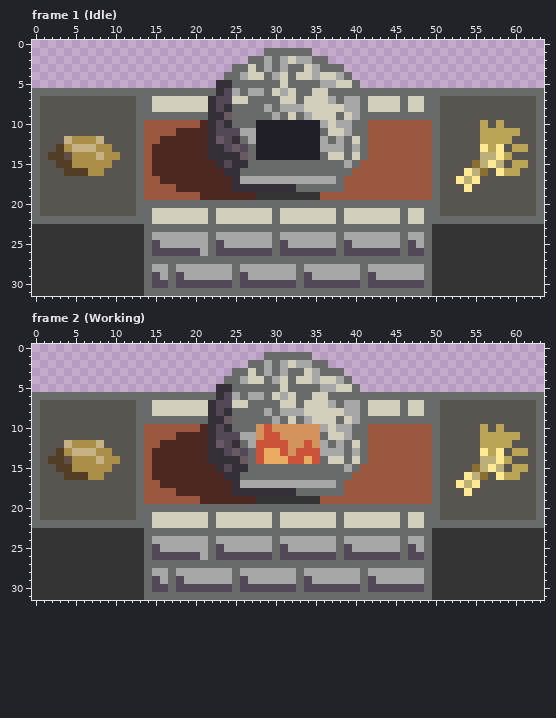
Pixel-art file -- Assets/Buildings/Bread_Oven.aseprite. The picture above was drawn from the file before the commit.
64x32 pixels, 5 frames. Colours within 5 levels of each other are drawn and written as one. Shown: frame 1 (Idle), frame 2 (Working). The commit also changed other frames, which this record leaves out.
Now the later version:
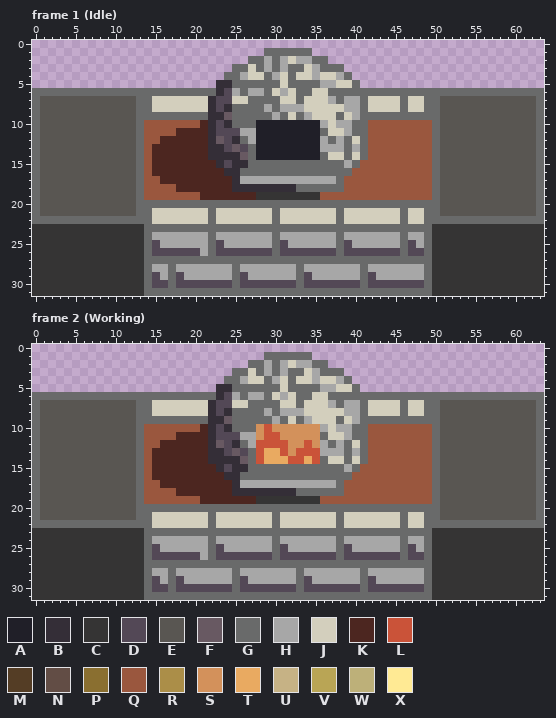
Palette (. is transparent): A #201f28  B #342e37  C #353434  D #534856  E #595652  F #685962  G #696a6a  H #a7a7a7  J #d3cfbd  K #4c2620  L #ca5339  M #543d25  N #624d45  P #8a6f30  Q #9a573e  R #ab8e48  S #d3915b  T #e9aa61  U #c6b285  V #b9a555  W #bdb079  X #ffea94
Changes in this commit:
layer "Bread" removed
layer "Barley" removed
--- frame 1 (Idle)
@@ x 0..63 @@
  9 GEEEEEEEEEEEEGGGGGGGGGBBFGGGGGHGJGHJJJGJHGGGGGGGGGGEEEEEEEEEEEEG
-10 GEEEEEEEEEEEEGQQQQQQQKBDBGGGAAAAAAAAHJHHGGQQQQQQQQGEEEEEVEVEEEEG
-11 GEEEEEEEEEEEEGQQQQKKKKBDDDHHAAAAAAAAGJJHGGQQQQQQQQGEEEEEVVVVVEEG
-12 GEEEURRRUEEEEGQQKKKKKKBFDBGHAAAAAAAAHGHGJGQQQQQQQQGEEEEEVVVVEEEG
-13 GEEMRUUURREEEGQKKKKKKKBBDFDGAAAAAAAAHHHGHGQQQQQQQQGEEEEEXVXEVVEG
-14 GEMMNRRRURREEGQKKKKKKKBBBBFGAAAAAAAAGJJGJGQQQQQQQQGEEEEEWWXVEEEG
-15 GEEMMRRRRREEEGQKKKKKKKKBDBBGGGGGGGGGGGGHGQQQQQQQQQGEEEEPWXWEVVEG
-16 GEEEMMMRREEEEGQKKKKKKKKKBBGGGGGGGGGGGGGGQQQQQQQQQQGEEEXWPEXVVEEG
-17 GEEEEEEEEEEEEGQQKKKKKKKKKBHHHHHHHHHHHHGQQQQQQQQQQQGEEXWXEEEEEEEG
-18 GEEEEEEEEEEEEGQQQQKKKKKKKBBBBBBBBGGGGGGQQQQQQQQQQQGEEEXEEEEEEEEG
+10 GEEEEEEEEEEEEGQQQQQQQKBDBGGGAAAAAAAAHJHHGGQQQQQQQQGEEEEEEEEEEEEG
+11 GEEEEEEEEEEEEGQQQQKKKKBDDDHHAAAAAAAAGJJHGGQQQQQQQQGEEEEEEEEEEEEG
+12 GEEEEEEEEEEEEGQQKKKKKKBFDBGHAAAAAAAAHGHGJGQQQQQQQQGEEEEEEEEEEEEG
+13 GEEEEEEEEEEEEGQKKKKKKKBBDFDGAAAAAAAAHHHGHGQQQQQQQQGEEEEEEEEEEEEG
+14 GEEEEEEEEEEEEGQKKKKKKKBBBBFGAAAAAAAAGJJGJGQQQQQQQQGEEEEEEEEEEEEG
+15 GEEEEEEEEEEEEGQKKKKKKKKBDBBGGGGGGGGGGGGHGQQQQQQQQQGEEEEEEEEEEEEG
+16 GEEEEEEEEEEEEGQKKKKKKKKKBBGGGGGGGGGGGGGGQQQQQQQQQQGEEEEEEEEEEEEG
+17 GEEEEEEEEEEEEGQQKKKKKKKKKBHHHHHHHHHHHHGQQQQQQQQQQQGEEEEEEEEEEEEG
+18 GEEEEEEEEEEEEGQQQQKKKKKKKBBBBBBBBGGGGGGQQQQQQQQQQQGEEEEEEEEEEEEG
 19 GEEEEEEEEEEEEGQQQQQQQKKKKKKKCCCCCCCCQQQQQQQQQQQQQQGEEEEEEEEEEEEG
--- frame 2 (Working)
@@ x 0..63 @@
  9 GEEEEEEEEEEEEGGGGGGGGGBBFGGGGGHGJGHJJJGJHGGGGGGGGGGEEEEEEEEEEEEG
-10 GEEEEEEEEEEEEGQQQQQQQKBDBGGGSLSSSSSSHJHHGGQQQQQQQQGEEEEEVEVEEEEG
-11 GEEEEEEEEEEEEGQQQQKKKKBDDDHHSLLSSSSSGJJHGGQQQQQQQQGEEEEEVVVVVEEG
-12 GEEEURRRUEEEEGQQKKKKKKBFDBGHLLLLSSLSHGHGJGQQQQQQQQGEEEEEVVVVEEEG
-13 GEEMRUUURREEEGQKKKKKKKBBDFDGLTTLSLLLHHHGHGQQQQQQQQGEEEEEXVXEVVEG
-14 GEMMNRRRURREEGQKKKKKKKBBBBFGLTTTLLTLGJJGJGQQQQQQQQGEEEEEWWXVEEEG
-15 GEEMMRRRRREEEGQKKKKKKKKBDBBGGGGGGGGGGGGHGQQQQQQQQQGEEEEPWXWEVVEG
-16 GEEEMMMRREEEEGQKKKKKKKKKBBGGGGGGGGGGGGGGQQQQQQQQQQGEEEXWPEXVVEEG
-17 GEEEEEEEEEEEEGQQKKKKKKKKKBHHHHHHHHHHHHGQQQQQQQQQQQGEEXWXEEEEEEEG
-18 GEEEEEEEEEEEEGQQQQKKKKKKKBBBBBBBBGGGGGGQQQQQQQQQQQGEEEXEEEEEEEEG
+10 GEEEEEEEEEEEEGQQQQQQQKBDBGGGSLSSSSSSHJHHGGQQQQQQQQGEEEEEEEEEEEEG
+11 GEEEEEEEEEEEEGQQQQKKKKBDDDHHSLLSSSSSGJJHGGQQQQQQQQGEEEEEEEEEEEEG
+12 GEEEEEEEEEEEEGQQKKKKKKBFDBGHLLLLSSLSHGHGJGQQQQQQQQGEEEEEEEEEEEEG
+13 GEEEEEEEEEEEEGQKKKKKKKBBDFDGLTTLSLLLHHHGHGQQQQQQQQGEEEEEEEEEEEEG
+14 GEEEEEEEEEEEEGQKKKKKKKBBBBFGLTTTLLTLGJJGJGQQQQQQQQGEEEEEEEEEEEEG
+15 GEEEEEEEEEEEEGQKKKKKKKKBDBBGGGGGGGGGGGGHGQQQQQQQQQGEEEEEEEEEEEEG
+16 GEEEEEEEEEEEEGQKKKKKKKKKBBGGGGGGGGGGGGGGQQQQQQQQQQGEEEEEEEEEEEEG
+17 GEEEEEEEEEEEEGQQKKKKKKKKKBHHHHHHHHHHHHGQQQQQQQQQQQGEEEEEEEEEEEEG
+18 GEEEEEEEEEEEEGQQQQKKKKKKKBBBBBBBBGGGGGGQQQQQQQQQQQGEEEEEEEEEEEEG
 19 GEEEEEEEEEEEEGQQQQQQQKKKKKKKCCCCCCCCQQQQQQQQQQQQQQGEEEEEEEEEEEEG
